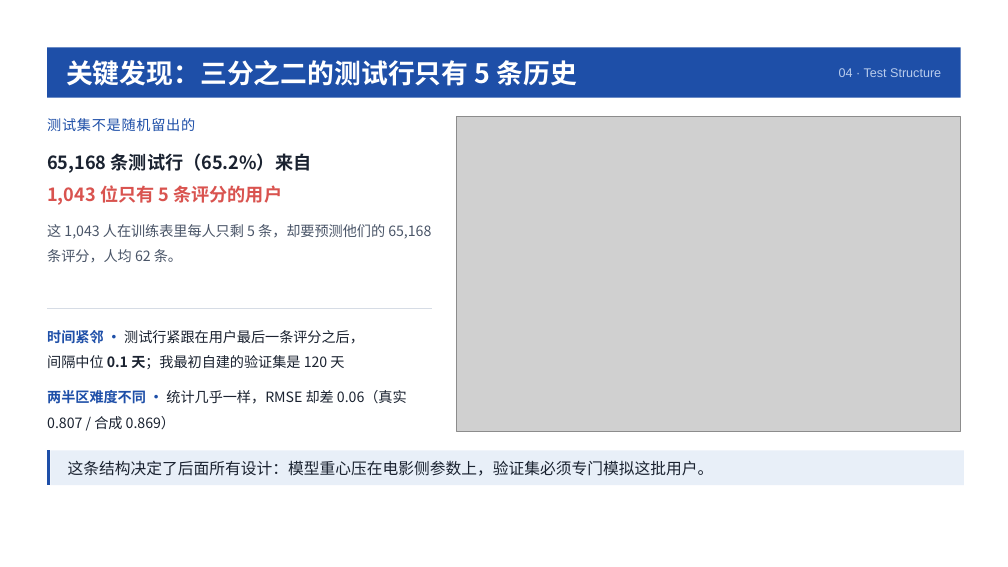
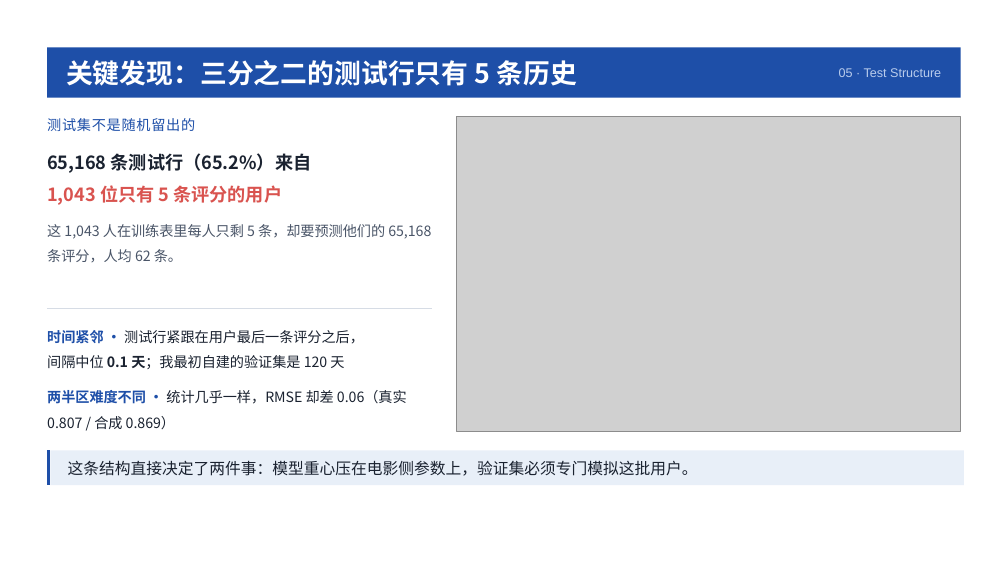
Before and after one commit to happytt-maker/movie, a slide deck: slide 5 of rating_prediction/docs/答辩PPT.pptx (slide 4 before the commit). Drawn at 1008x567 pixels with LibreOffice and Linux fonts; fonts in the diff are those of the drawing; grey boxes stand for pictures. Boxes give left, top, right and bottom in pixels: in the first picture for what was removed or moved away, otherwise in the second. Text is boxed around its words. In the diff, an @@ line names an element or a change of style, - is before the commit and + after.

```diff
--- a/rating_prediction/docs/答辩PPT.pptx
+++ b/rating_prediction/docs/答辩PPT.pptx
@@ text at (839, 68, 941, 77): text changed @@
-04 · Test Structure
+05 · Test Structure
@@ text at (68, 460, 698, 476): text changed @@
-这条结构决定了后面所有设计：模型重心压在电影侧参数上，验证集必须专门模拟这批用户。
+这条结构直接决定了两件事：模型重心压在电影侧参数上，验证集必须专门模拟这批用户。
```
Also in this commit, not shown: 7 other slides changed, 6 slides added, 3 slides removed, 5 other files.
